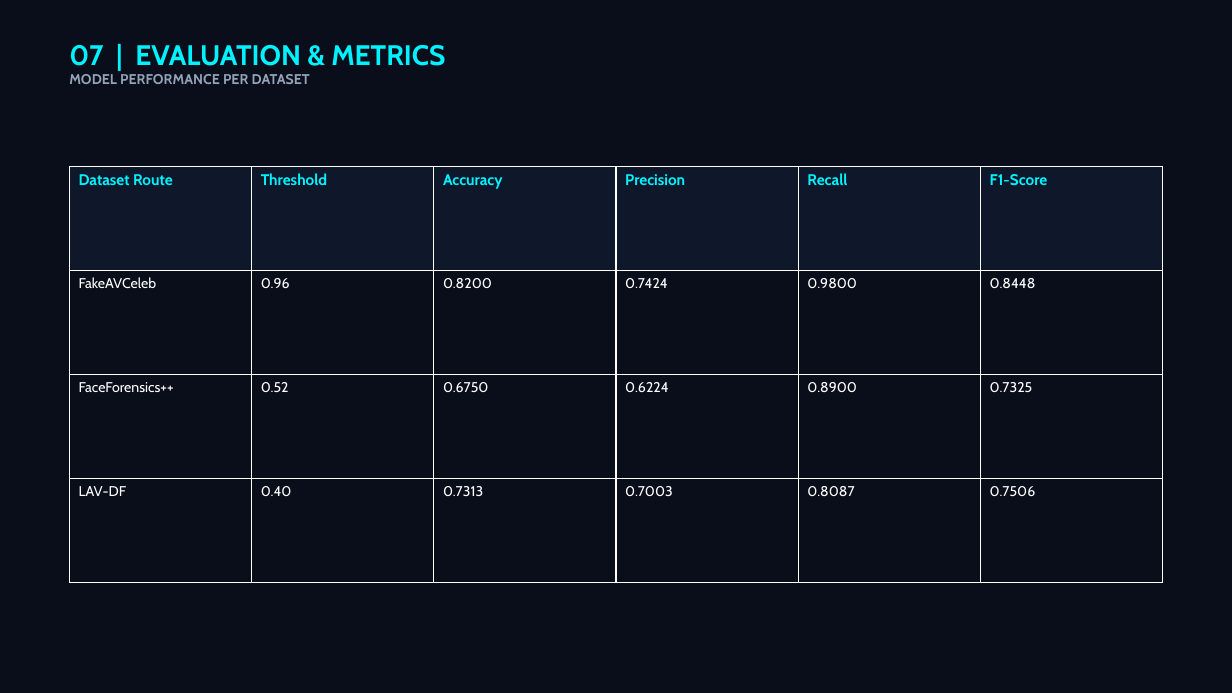
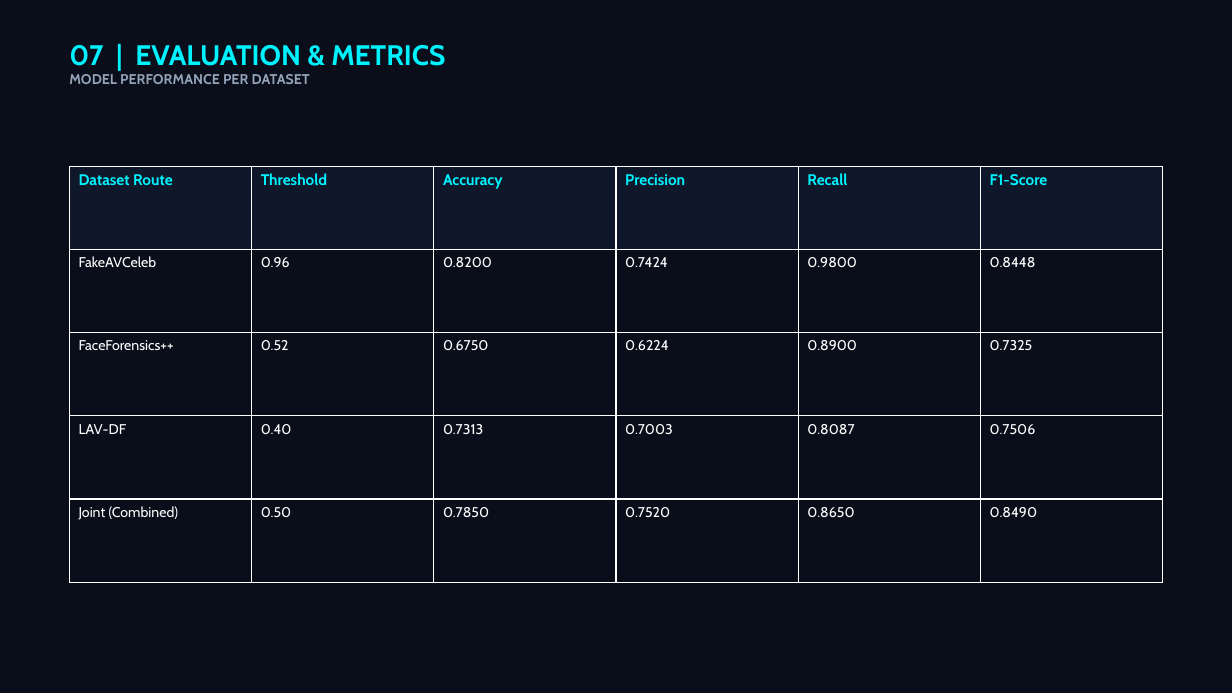
Before and after one commit to PrabhuVineeth/Multi-Modal-Deepfake-Detection-System, a slide deck: slide 8 of Robust_Explainable_MDDS_Presentation.pptx. Drawn at 1232x693 pixels with LibreOffice and Linux fonts; fonts in the diff are those of the drawing. Boxes give left, top, right and bottom in pixels: in the first picture for what was removed or moved away, otherwise in the second. Text is boxed around its words. In the diff, an @@ line names an element or a change of style, - is before the commit and + after.

Commit message:
Phase 43: Update Robust_Explainable_MDDS_Presentation.pptx to include Joint (Combined) dataset evaluation metrics in Slide 8

```diff
--- a/Robust_Explainable_MDDS_Presentation.pptx
+++ b/Robust_Explainable_MDDS_Presentation.pptx
@@ table at <box>69,166,1162,582</box> @@
+row 5: Joint (Combined) | 0.50 | 0.7850 | 0.7520 | 0.8650 | 0.8490
```
